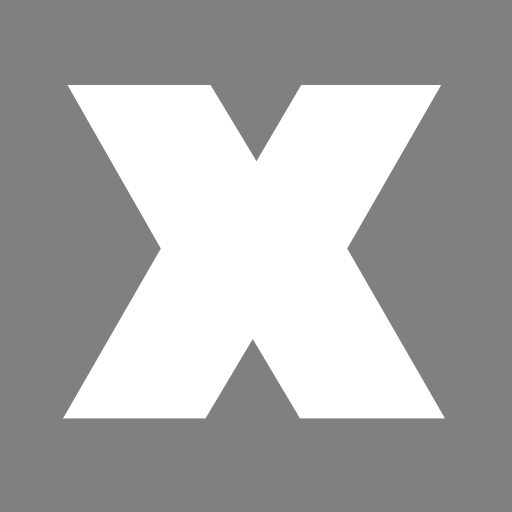
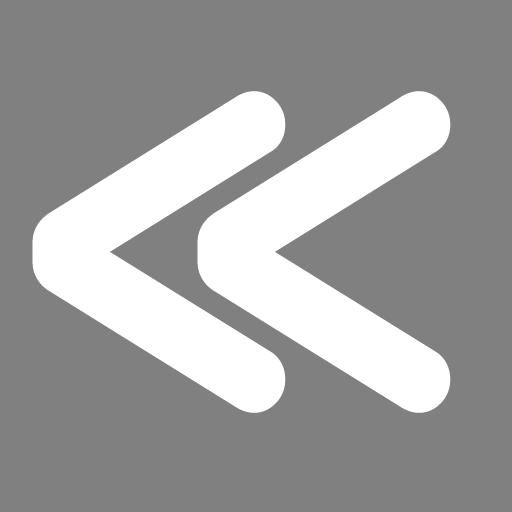
Layers edited between the first and the second 512 x 512 image:
added group "YearControl" with 2 layers above "overlay_none" over [32, 91, 451, 413]
added layer "<<" in group "YearControl" over [32, 91, 451, 413]
hid "overlay_none" over [63, 85, 445, 419]
